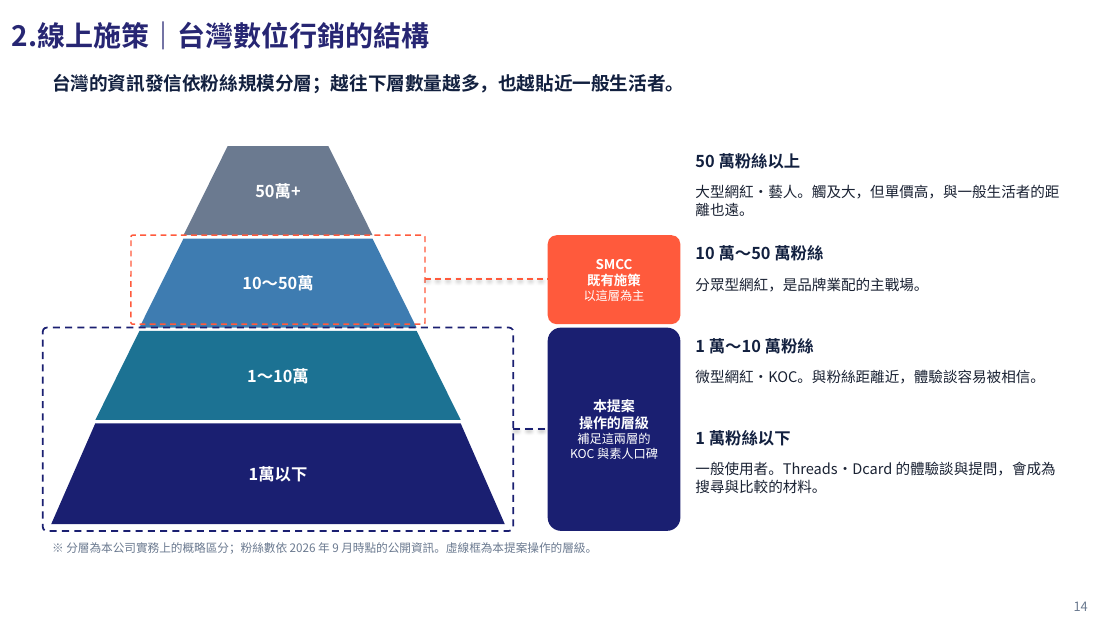
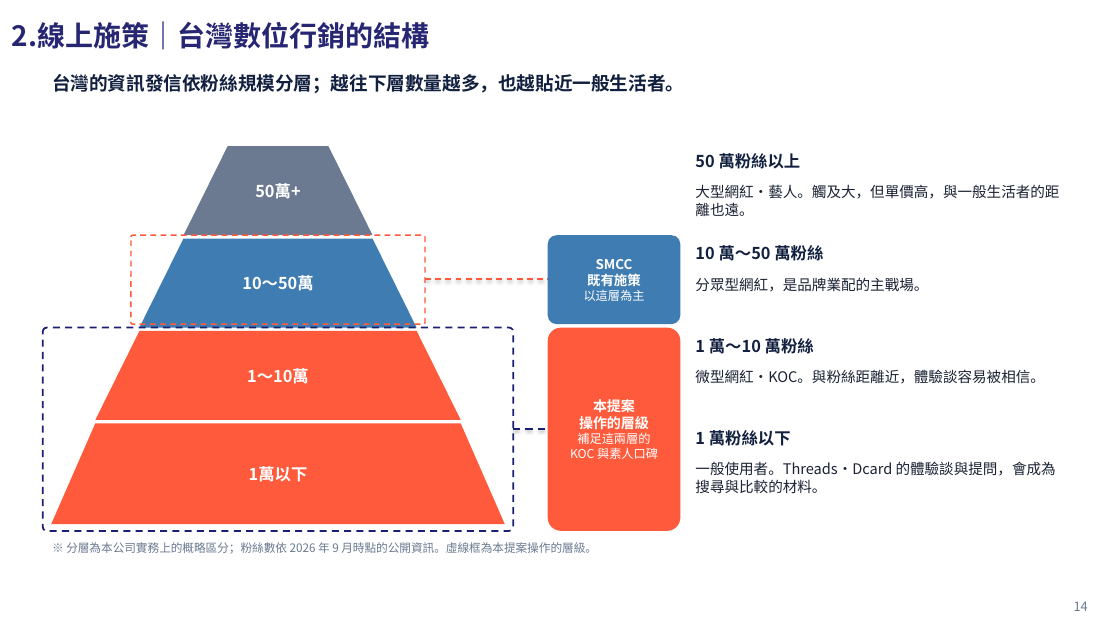
Before and after one commit to shelleychenyi/proposal, a slide deck: slide 14 of SMBC三井住友/9:28-v.8_【SMCC様】Visaタッチ_台灣線上施策提案_中文版.pptx. Drawn at 1120x630 pixels with LibreOffice and Linux fonts; fonts in the diff are those of the drawing; background and template pictures are left out. Boxes give left, top, right and bottom in pixels: in the first picture for what was removed or moved away, otherwise in the second. Text is boxed around its words. In the diff, an @@ line names an element or a change of style, - is before the commit and + after.

```diff
--- a/SMBC三井住友/9:28-v.8_【SMCC様】Visaタッチ_台灣線上施策提案_中文版.pptx
+++ b/SMBC三井住友/9:28-v.8_【SMCC様】Visaタッチ_台灣線上施策提案_中文版.pptx
@@ rounded rectangle "SMCC" at [548, 235, 681, 324]: fill #FF5A3C to #3E7CB2 @@
@@ rounded rectangle "本提案" at [548, 328, 681, 531]: fill #1A1F71 to #FF5A3B @@
@@ trapezoid at [96, 331, 461, 420]: fill #1C7293 to #FF5A3B @@
@@ trapezoid at [51, 423, 505, 524]: fill #1A1F71 to #FF5A3B @@
```
Also in this commit, not shown: 2 other slides changed, 1 other file.
